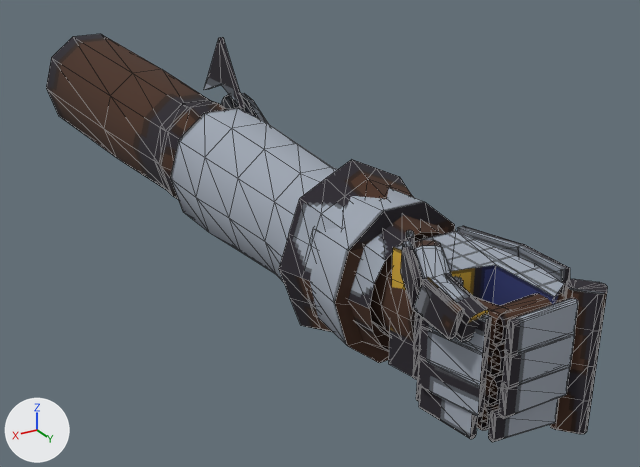
One commit to the glTF model templates/models/gauntlets/templar/templar_L.glb: the scene before it, then after it.
One viewpoint serves both versions: a camera (50 mm lens) standing at (0.28, 0.355, 0.232) and looking at (-0.048, -0.193, -0.042). Arrows for +X, +Y and +Z are at lower left; the lights stay in place. The picture after the commit comes second. Mesh edges are drawn as thin lines. Vertices at exactly the same position are counted once.

Names of what the first picture shows: 'templar_L mesh'.
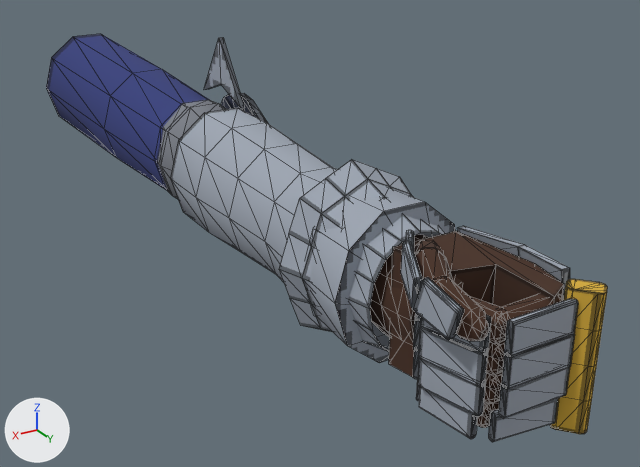
Boxes [x1, y1, x2, y2] around the edits, measured in the pictures (640 x 467 px; the box of a moved part takes in the faces that stretch with it):
part 1 of me_templar_l, rebuilt
    before: [475, 297, 509, 346]
    after: [471, 297, 507, 344]
part 2 of me_templar_l, rebuilt (mostly hidden)
    before: [481, 404, 499, 429]
    after: [489, 401, 499, 411]
part 3 of me_templar_l, rebuilt
    before: [413, 246, 452, 280]
    after: [415, 248, 453, 281]
part 4 of me_templar_l, rebuilt (11% narrower, 8% shorter)
    before: [494, 293, 564, 345]
    after: [502, 294, 564, 342]
part 5 of me_templar_l, rebuilt
    before: [486, 343, 501, 378]
    after: [486, 342, 505, 375]
part 6 of me_templar_l, rebuilt (mostly hidden)
    before: [488, 374, 503, 405]
    after: [497, 372, 503, 402]
part 7 of me_templar_l, rebuilt (mostly hidden)
    before: [477, 404, 489, 431]
    after: [477, 402, 492, 428]
part 8 of me_templar_l, rebuilt (mostly hidden)
    before: [491, 343, 505, 376]
    after: [500, 341, 505, 373]
part 9 of me_templar_l, rebuilt
    before: [484, 374, 497, 407]
    after: [484, 373, 501, 404]
part 10 of me_templar_l, rebuilt (mostly hidden)
    before: [453, 276, 464, 286]
    after: [452, 276, 463, 290]
part 11 of me_templar_l, moved or reshaped
    before: [414, 240, 489, 342]
    after: [414, 240, 490, 342]
part 12 of me_templar_l, surface changed
    both: [46, 34, 608, 442]

What changed in the scene script:
```text
Change me_templar_l:
    used by ob_templar_l_mesh; location = (0.0, 0.0, 0.0)
    remove me_templar_l.from_pydata(...)  # 1312 vertices, 2150 faces; spans x -0.059..0.052, y -0.6..0.102, z -0.061..0.096
    add me_templar_l.from_pydata(...)  # 1592 vertices, 2960 faces; spans x -0.059..0.052, y -0.6..0.102, z -0.061..0.096
    me_templar_l part 1: the loose piece of 24 vertices spanning x 0.009..0.033, y 0.046..0.086, z 0.017..0.034 is rebuilt with 40 vertices and now spans x 0.01..0.032, y 0.046..0.088, z 0.017..0.034
    me_templar_l part 2: the loose piece of 24 vertices spanning x -0.018..0.021, y 0.072..0.087, z -0.033..-0.018 is rebuilt with 40 vertices and now spans x -0.02..0.021, y 0.072..0.087, z -0.033..-0.018
    me_templar_l part 3: the loose piece of 24 vertices spanning x 0.015..0.044, y 0.027..0.065, z 0.028..0.05 is rebuilt with 40 vertices and now spans x 0.016..0.043, y 0.026..0.064, z 0.028..0.05
    me_templar_l part 4: the loose piece of 24 vertices spanning x -0.02..0.02, y 0.073..0.088, z 0.017..0.034 is rebuilt with 40 vertices and now spans x -0.024..0.02, y 0.073..0.088, z 0.017..0.034
    me_templar_l part 5: the loose piece of 24 vertices spanning x 0.009..0.033, y 0.046..0.086, z 0.0..0.017 is rebuilt with 40 vertices and now spans x 0.01..0.032, y 0.046..0.088, z 0.0..0.017
    me_templar_l part 6: the loose piece of 24 vertices spanning x -0.02..0.02, y 0.073..0.088, z -0.017..0.0 is rebuilt with 40 vertices and now spans x -0.024..0.02, y 0.073..0.088, z -0.017..0.0
    me_templar_l part 7: the loose piece of 24 vertices spanning x 0.011..0.029, y 0.045..0.082, z -0.033..-0.018 is rebuilt with 40 vertices and now spans x 0.011..0.028, y 0.046..0.084, z -0.033..-0.018
    me_templar_l part 8: the loose piece of 24 vertices spanning x -0.02..0.02, y 0.073..0.088, z 0.0..0.017 is rebuilt with 40 vertices and now spans x -0.024..0.02, y 0.073..0.088, z 0.0..0.017
    me_templar_l part 9: the loose piece of 24 vertices spanning x 0.009..0.033, y 0.046..0.085, z -0.017..0.0 is rebuilt with 40 vertices and now spans x 0.01..0.032, y 0.046..0.088, z -0.017..0.0
    me_templar_l part 10: the loose piece of 24 vertices spanning x 0.002..0.033, y 0.028..0.058, z 0.017..0.034 is rebuilt with 48 vertices and now spans x 0.002..0.032, y 0.027..0.058, z 0.017..0.034
    me_templar_l part 11: 1 vertex moved within x 0.031, y 0.03, z 0.036; 48 vertices removed from x -0.003..0.045, y 0.001..0.085, z 0.02..0.049; 88 vertices added at x -0.002..0.045, y 0.002..0.089, z 0.021..0.048
    me_templar_l part 12: 1461 kept faces spanning x -0.057..0.052, y -0.6..0.102, z -0.061..0.096 get new texture (UV) coordinates
    other edits to the shape of me_templar_l do not show in these pictures
```
